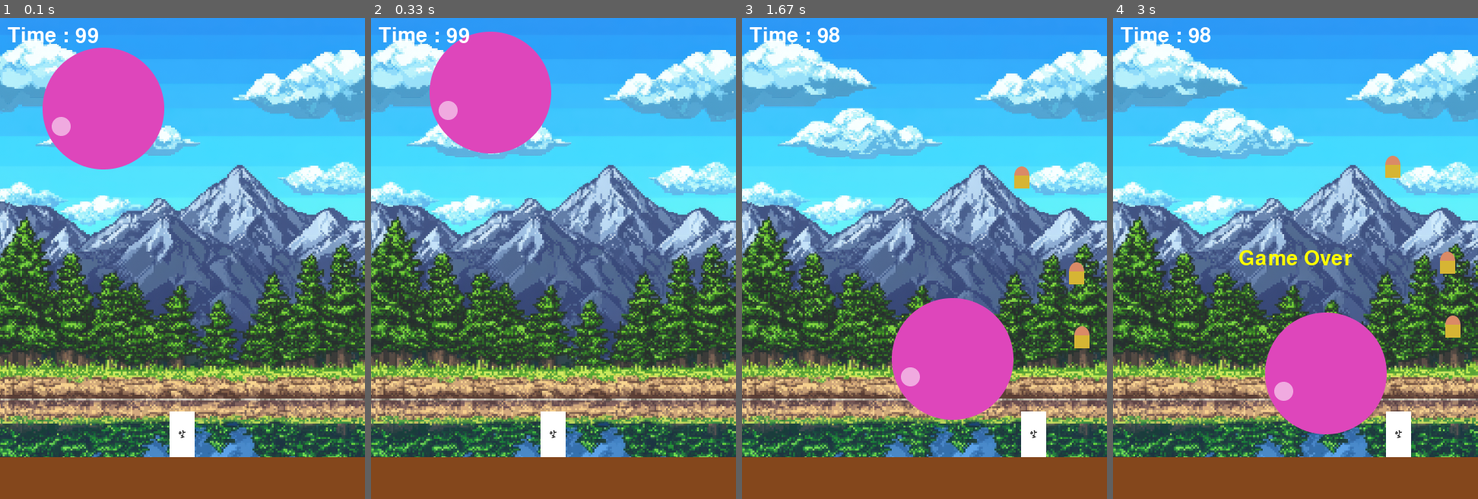
Above: before the commit, frames 1-4 (left to right).
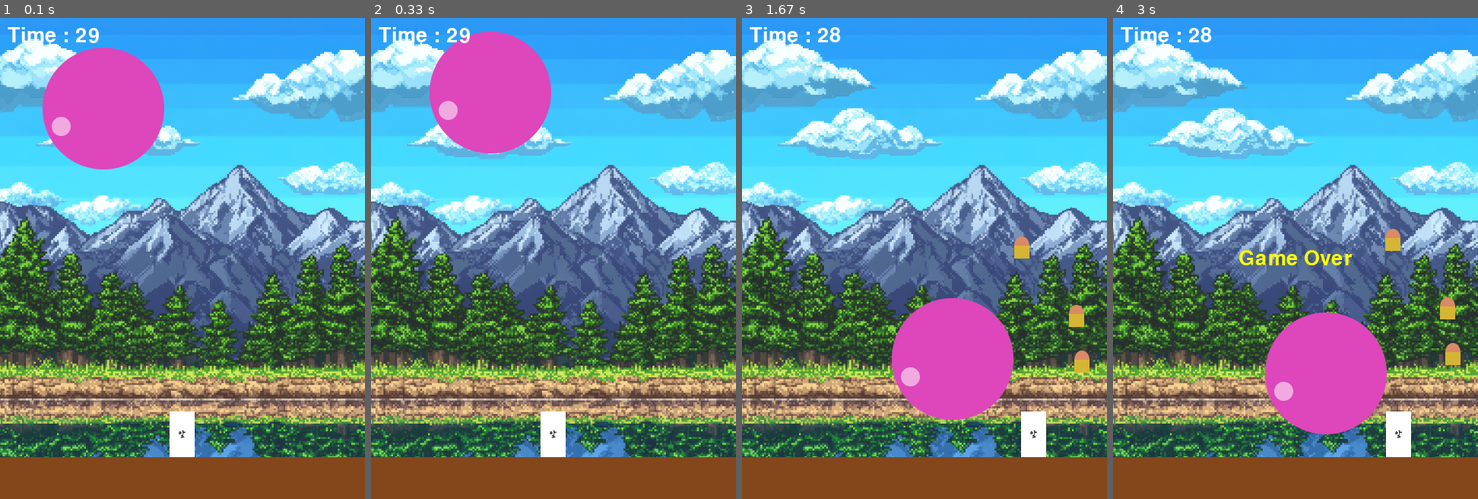
Above: after the commit, the same moments.

Repository: uncroos/pygame
Game: pygame game, started from game/gameover.py
Same seed, same stepped clock (60 frames per second), same inputs: the game is played once before the commit and once after it.
Inputs:
- Up to frame 1 (0.1 s): no input
- Up to frame 2 (0.33 s): no input
- Up to frame 3 (1.67 s): hold Right 0.33-0.8 s; hold Right 0.83-1.3 s; tap Space at 0.9, 1.2, 1.4 s; hold Left from 1.33 s (still down)
- Up to frame 4 (3 s): tap Space at 1.7 s; release Left at 1.87 s

The runs differ from the first frame. In frame 1, less than 0.1% of the frame differs, in the area x 20-28%, y 2-6%; in frame 2, less than 0.1%; in frame 3, 1.1%, in the area x 20-96%, y 1-74%; in frame 4, 1.1%.

Commit message:
진짜 완성

Diff:
--- a/game/gameover.py
+++ b/game/gameover.py
@@ -50,7 +50,7 @@
 weapons = []
 
 #무기 이동 속도
-weapon_speed = 14
+weapon_speed = 10
 
 # 공 만들기
 ball_images = [
@@ -80,7 +80,7 @@
 
 # Font 정의
 game_font = pygame.font.Font(None, 40)
-total_time = 100
+total_time = 30
 start_ticks = pygame.time.get_ticks() # 시작 시간 정의
 
 # 게임 종료 메시지
